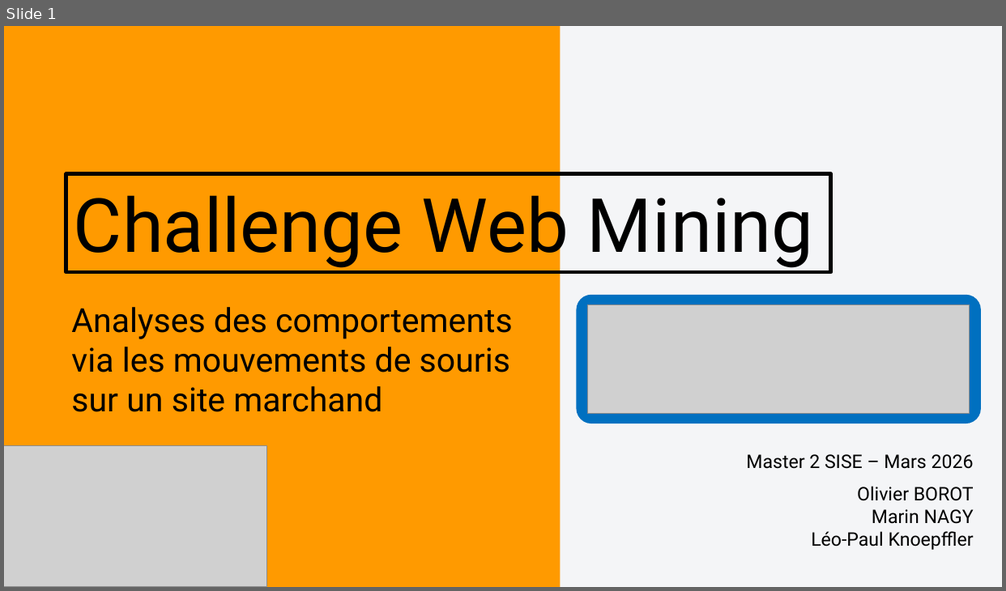
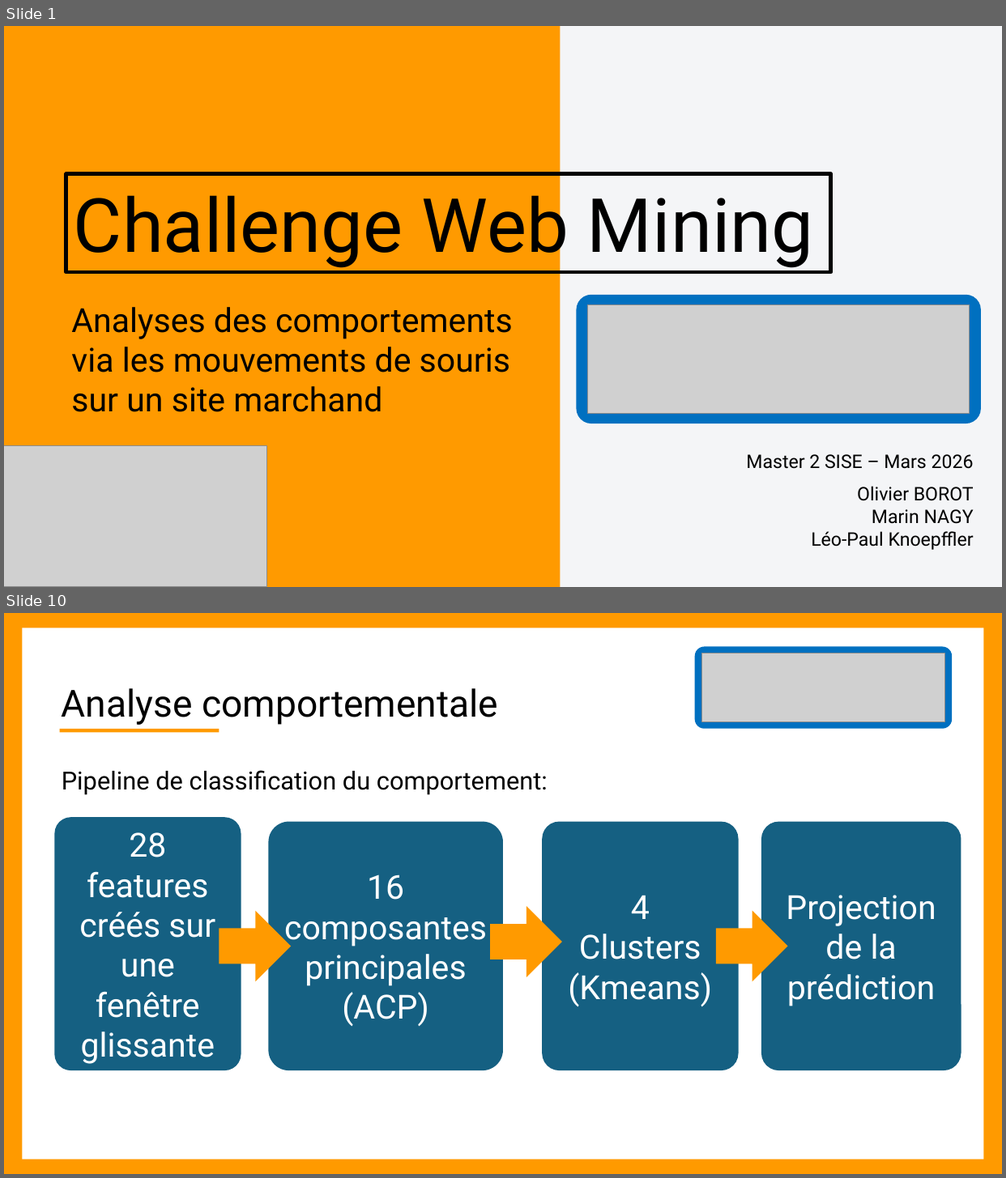
Before and after one commit to OlivierBOROT/SISE-Challenge-WebMining, a slide deck: Présentation_orale.pptx. Shown one above the other, each under a label of ours: slide 1 before the commit, slides 1 and 10 after it; the slides between them are not shown. The pictures are 1006x591 and 1006x1178 pixels, drawn with LibreOffice and Linux fonts; fonts in the diff are those of the drawing; grey boxes stand for pictures. Boxes give left, top, right and bottom in pixels: in the first picture for what was removed or moved away, otherwise in the second. Text is boxed around its words. In the diff, an @@ line names an element or a change of style, - is before the commit and + after.

```diff
--- a/Présentation_orale.pptx
+++ b/Présentation_orale.pptx
@@ slide 10 added at bbox=[4, 613, 1002, 1174], background #F4F5F7 @@
@@ rectangle added at bbox=[4, 613, 1002, 1174], fill #FF9A00 @@
@@ rectangle added at bbox=[22, 628, 984, 1160], fill #FFFFFF @@
@@ rounded rectangle added at bbox=[695, 647, 953, 729], fill #0070C0 @@
@@ picture added at bbox=[702, 653, 945, 722] @@
@@ text added at bbox=[62, 688, 498, 725], 36 pt, text #000000 @@
+Analyse comportementale
@@ rectangle added at bbox=[59, 729, 219, 733], fill #FF9A00 @@
@@ text added at bbox=[62, 770, 548, 795], 24 pt, text #000000 @@
+Pipeline de classification du comportement:
@@ group added at bbox=[55, 817, 961, 1071]: 4 rounded rectangles, 3 right arrows @@
+28 features
+créés sur une fenêtre glissante
+16 composantes principales
+(ACP)
+4
+Clusters
+(Kmeans)
+Projection de la prédiction
```
Also in this commit, not shown: 10 other slides added, 6 slides removed.
